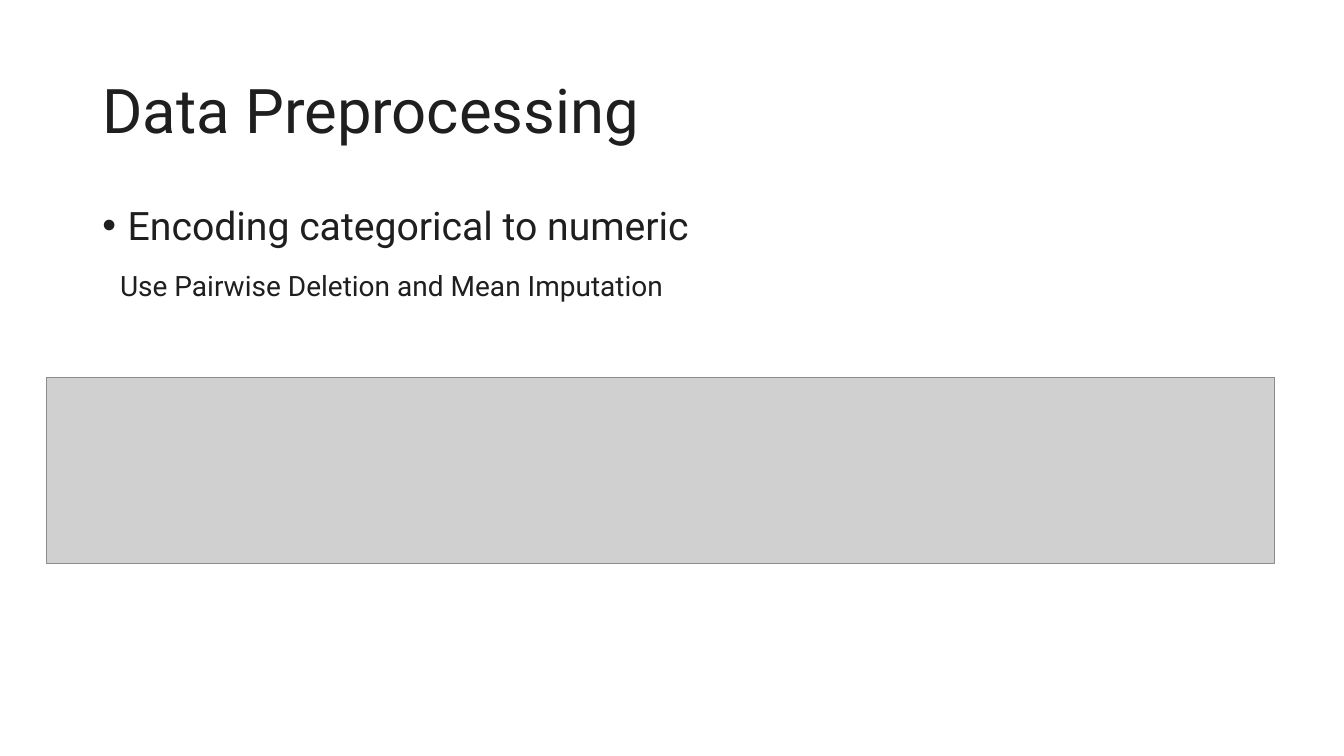
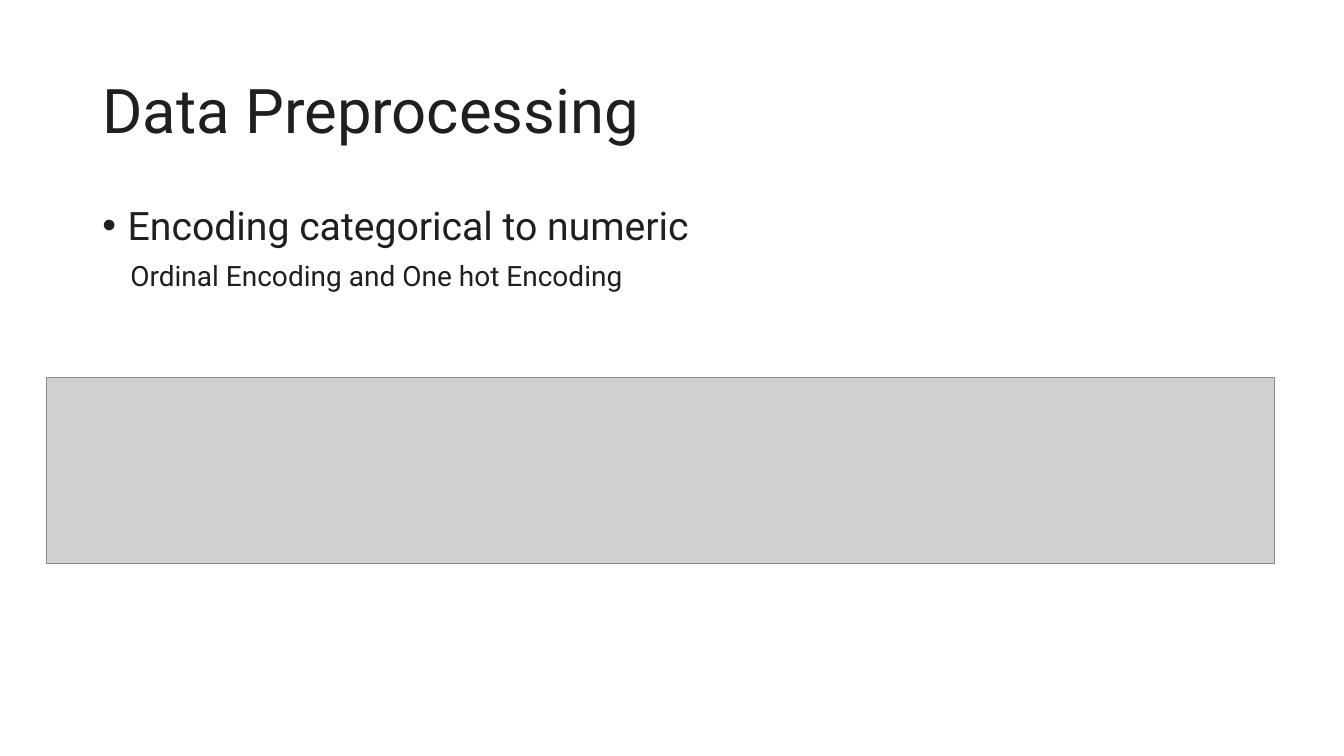
Before and after one commit to Jet1i/ML, a slide deck: slide 5 of machine learning.pptx. Drawn at 1344x756 pixels with LibreOffice and Linux fonts; fonts in the diff are those of the drawing; grey boxes stand for pictures. Boxes give left, top, right and bottom in pixels: in the first picture for what was removed or moved away, otherwise in the second. Text is boxed around its words. In the diff, an @@ line names an element or a change of style, - is before the commit and + after.

```diff
--- a/machine learning.pptx
+++ b/machine learning.pptx
@@ text at [130,265,622,292]: text changed @@
-Use Pairwise Deletion and Mean Imputation
+Ordinal Encoding and One hot Encoding
```
